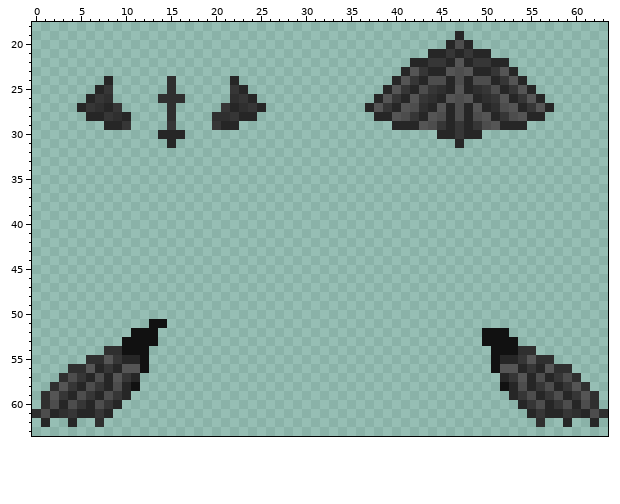
Pixel-art sprite: Resources/Textures/_Obelisk/Mobs/Customization/hydrakin_parts.rsi/tail_feathers.png. The picture above is the old version.
The file is 64x64 pixels. Shown: x 0..63, y 18..63.
And afterwards:
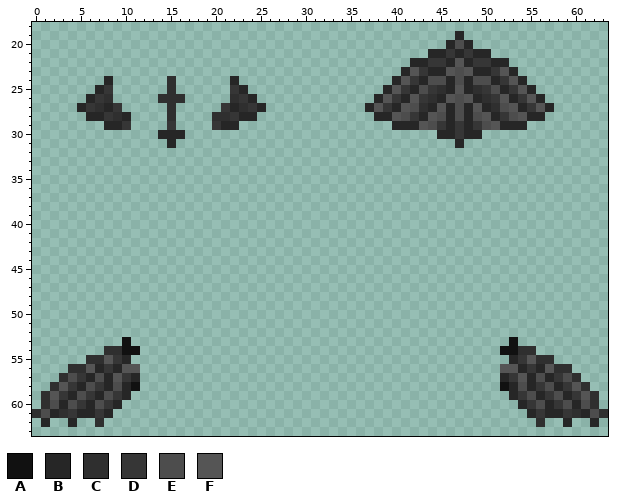
Palette (. is transparent): A #111111  B #262626  C #2f2f2f  D #363636  E #4d4d4d  F #555555
Diff:
Colour A is removed in row 51 at x 13 to 14; in rows 52 to 53 at x 11 to 13 and 50 to 52; in rows 54 to 56 at x 12 and 51.
Colour B is removed in row 55 at x 11 and 52.
Changed places in both pictures, as pixel boxes (x1, y1, x2, y2):
erased: (131, 319, 167, 373)
erased: (482, 328, 509, 373)
